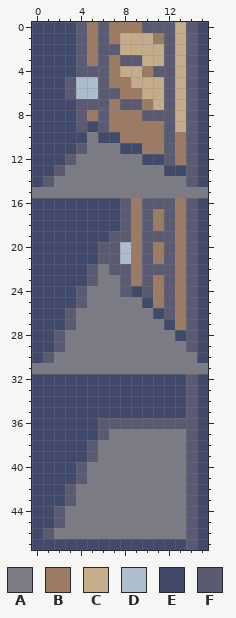
One commit to this pixel-art sprite: graphics/door_anims/general.png. The picture above was drawn from the file before the commit.
The file is 16x48 pixels.
Palette (. is transparent): A #7b7b83  B #9c7b62  C #c5ac8b  D #acbdcd  E #414a6a  F #5a5a73
Now the later version:
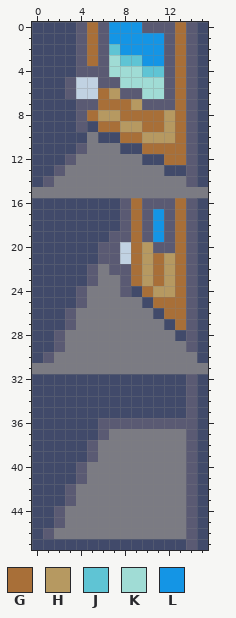
Colours new in this view: G #a86f38  H #b69961  J #5fc4d4  K #a0dcd5  L #1495e5
Message: Door anim complete
The edit:
@@ palette @@
-D #acbdcd
+D #c1d2e2
@@ x 0..15 @@
- 0 EEEEFBFBBBFFFCFE
- 1 EEEEFBFBCCCBFCFE
- 2 EEEEFBFFCCCCFCFE
- 3 EEEEFBFBFFCCFCFE
- 4 EEEEFFFBCCBFFCFE
- 5 EEEFDDFBBCCCFCFE
- 6 EEEFDDFFBBCCFCFE
- 7 EEEEFFFBFFBCFCFE
- 8 EEEEFBFBBBFFFCFE
- 9 EEEEFEFBBBBBFCFE
-10 EEEEEAEEBBBBFBFE
-11 EEEEFAAAEEBBFBFE
-12 EEEFAAAAAAEEFBFE
+ 0 EEEEFGFLLLFFFGFE
+ 1 EEEEFGFLLLLLFGFE
+ 2 EEEEFGFJLLLLFGFE
+ 3 EEEEFGFKJJLLFGFE
+ 4 EEEEFFFKKKJJFGFE
+ 5 EEEFDDFFKKKKFGFE
+ 6 EEEFDDGHFFKKFGFE
+ 7 EEEEFFGGGHFFFGFE
+ 8 EEEEFGHHGGGGHGFE
+ 9 EEEEFEGGHHGGHGFE
+10 EEEEEAEEGGHHHGFE
+11 EEEEFAAAEEGGGGFE
+12 EEEFAAAAAAEEGGFE
 13 EEFAAAAAAAAAEEFE
@@ x 7..15 @@
 15 AAAAAAAAA
-16 EFBFFFBFE
-17 EFBFBFBFE
-18 EFBFBFBFE
-19 FFBFFFBFE
-20 FDBFBFBFE
-21 FDBFBFBFE
-22 FFBFFFBFE
-23 AFBFBFBFE
-24 AFEFBFBFE
-25 AAAEBFBFE
-26 AAAAEFBFE
-27 AAAAAEBFE
+16 EFGFFFGFE
+17 EFGFLFGFE
+18 EFGFLFGFE
+19 FFGFLFGFE
+20 FDGHFFGFE
+21 FDGHGHGFE
+22 FFGHGHGFE
+23 AFGHGHGFE
+24 AFEGHHGFE
+25 AAAEGGGFE
+26 AAAAEGGFE
+27 AAAAAEGFE
 28 AAAAAAEFE
Pixel boxes of the changes (left, top, right, bottom) in both pictures:
changed: (76, 22, 186, 330)
